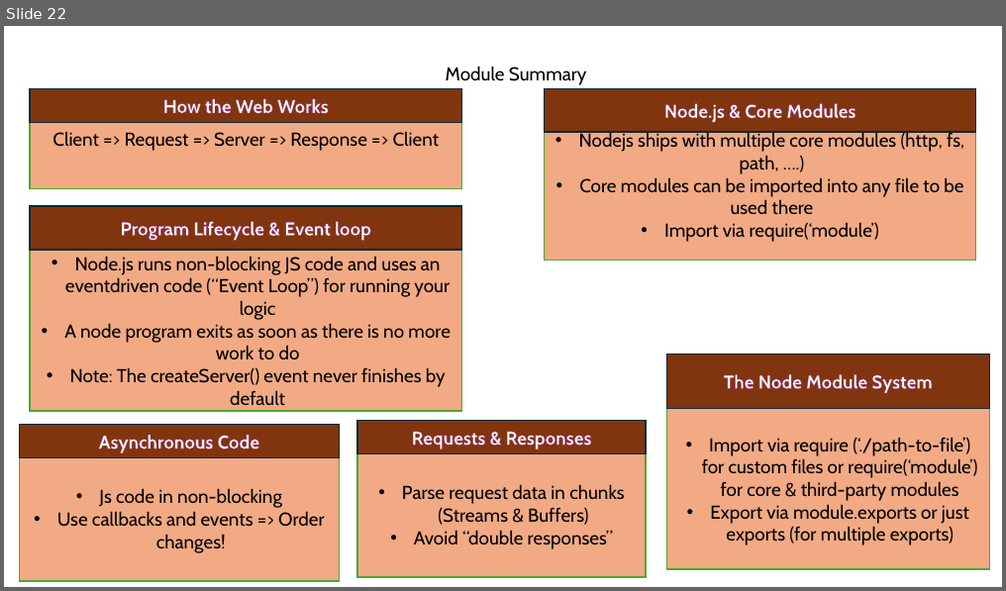
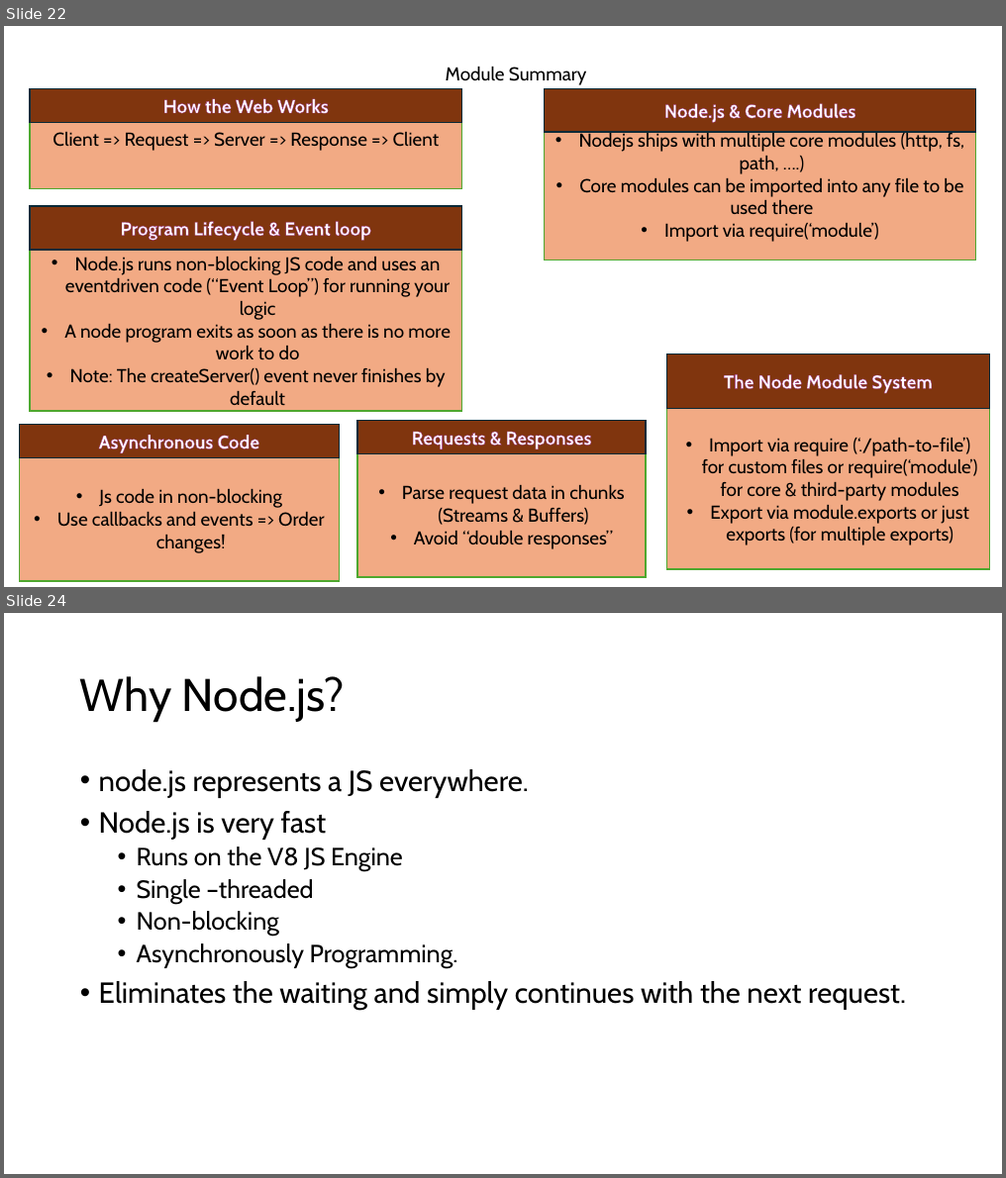
Before and after one commit to PiyushChaturvedii/Batch05, a slide deck: node/Nodejs.pptx. Shown one above the other, each under a label of ours: slide 22 before the commit, slides 22 and 24 after it; the slides between them are not shown. The pictures are 1006x591 and 1006x1178 pixels, drawn with LibreOffice and Linux fonts; fonts in the diff are those of the drawing. Boxes give left, top, right and bottom in pixels: in the first picture for what was removed or moved away, otherwise in the second. Text is boxed around its words. In the diff, an @@ line names an element or a change of style, - is before the commit and + after.

```diff
--- a/node/Nodejs.pptx
+++ b/node/Nodejs.pptx
@@ slide 24 added at [4,613,1002,1174], background #FFFFFF @@
@@ title added at [80,676,345,722], 44 pt, text #000000 @@
+Why Node.js?
@@ text added at [99,769,906,1010], 28 pt, text #000000 @@
+• node.js represents a JS everywhere.
+• Node.js is very fast
+  • Runs on the V8 JS Engine
+  • Single –threaded
+  • Non-blocking
+  • Asynchronously Programming.
+• Eliminates the waiting and simply continues with the next request.
```
Also in this commit, not shown: 10 other slides added, 9 other files.
